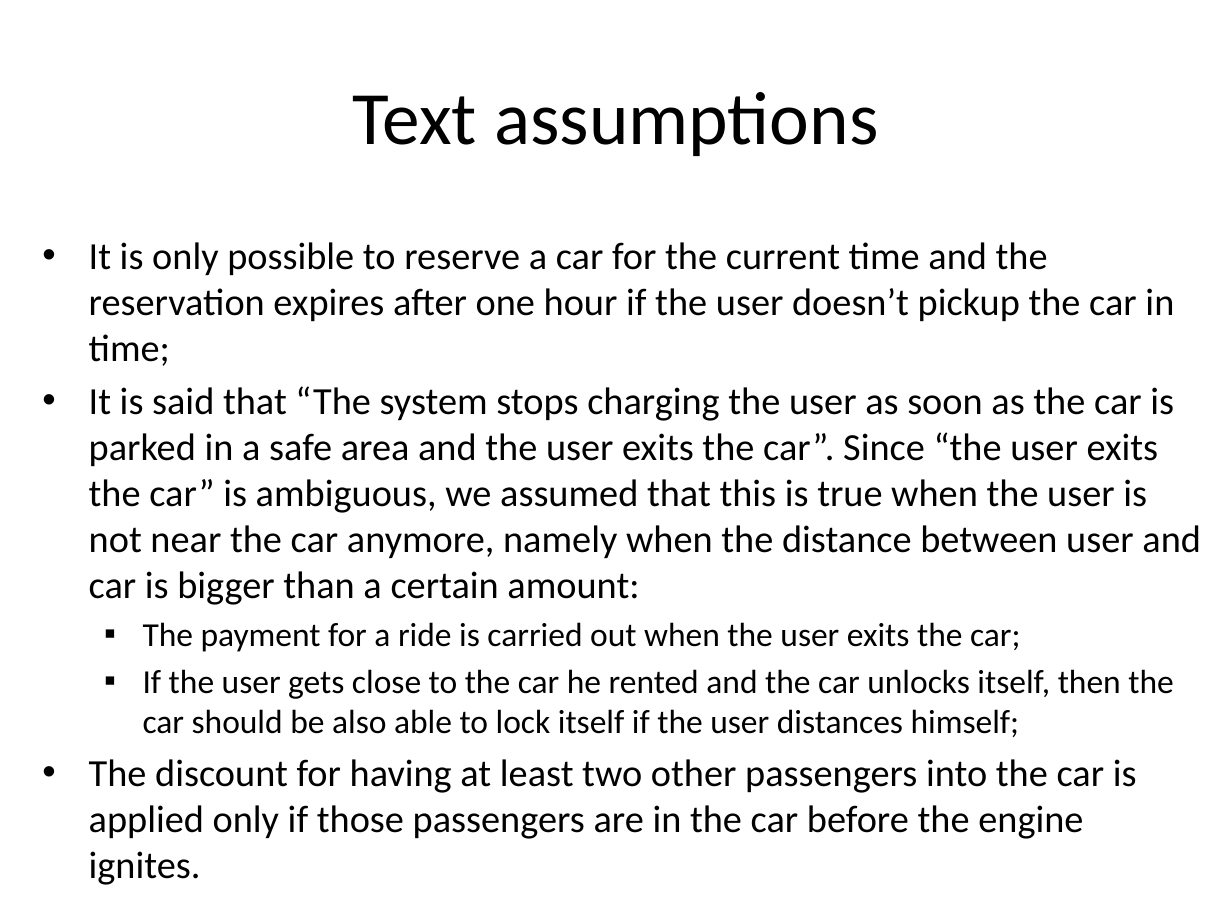
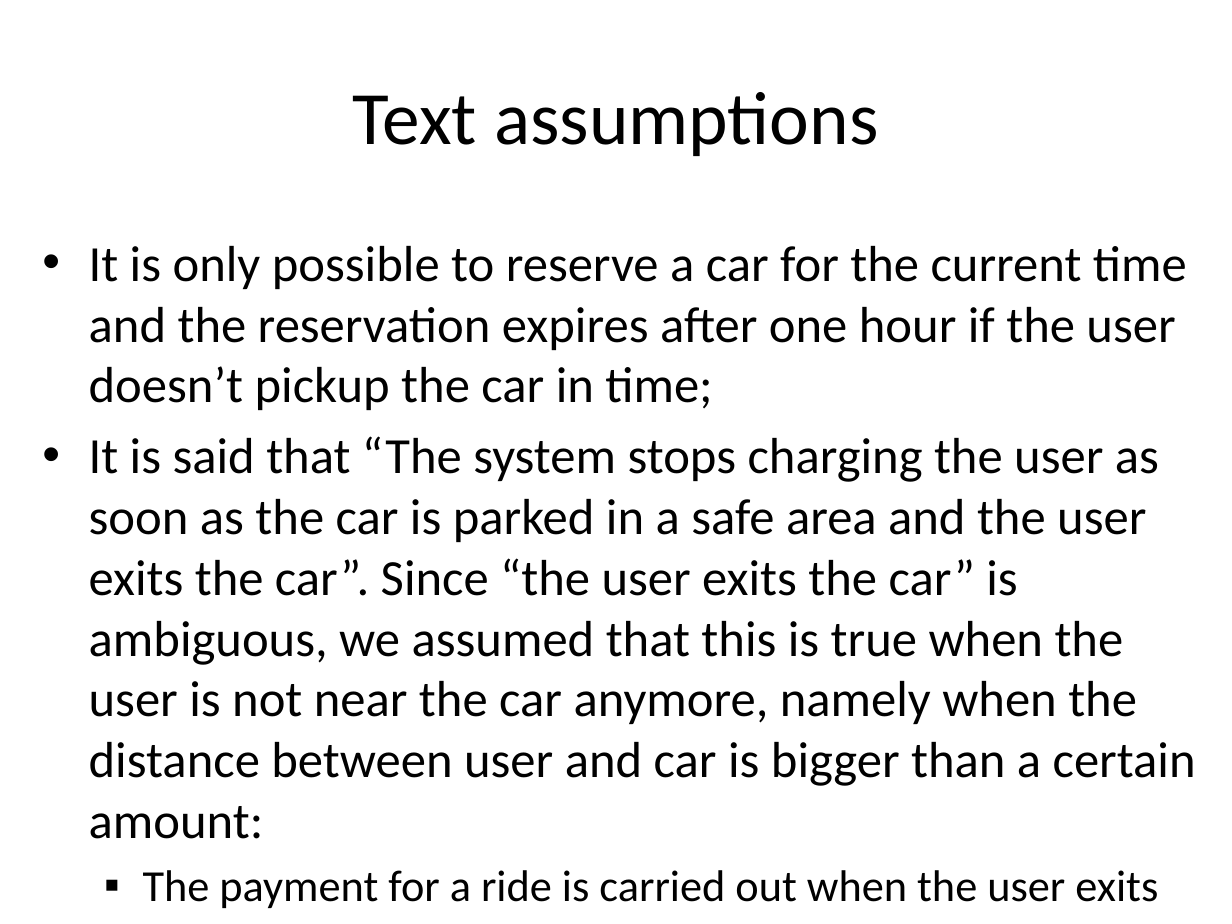
Before and after one commit to cattaneo-riccardo/PowerEnjoy, a slide deck: slide 4 of RASD/presentation/RASD_presentation.pptx. Drawn at 1232x924 pixels with LibreOffice and Linux fonts; fonts in the diff are those of the drawing. Boxes give left, top, right and bottom in pixels: in the first picture for what was removed or moved away, otherwise in the second. Text is boxed around its words. In the diff, an @@ line names an element or a change of style, - is before the commit and + after.

```diff
--- a/RASD/presentation/RASD_presentation.pptx
+++ b/RASD/presentation/RASD_presentation.pptx
@@ text "It is only possible to ..." at [89, 246, 1196, 902]: size 22.4 to 29.6 pt in "It is only possible to reserve a ...", "It is said that “The system stops ..."; size 19.6 to 25.9 pt in "The payment for a ride is carried ..."; more space between paragraphs @@
@@ text at [89, 669, 1173, 885]: paragraphs removed @@
-  ▪ If the user gets close to the car he rented and the car unlocks itself, then the car should be also able to lock itself if the user distances himself;
-• The discount for having at least two other passengers into the car is applied only if those passengers are in the car before the engine ignites.
```
Also in this commit, not shown: 15 other slides changed, 5 slides removed.
